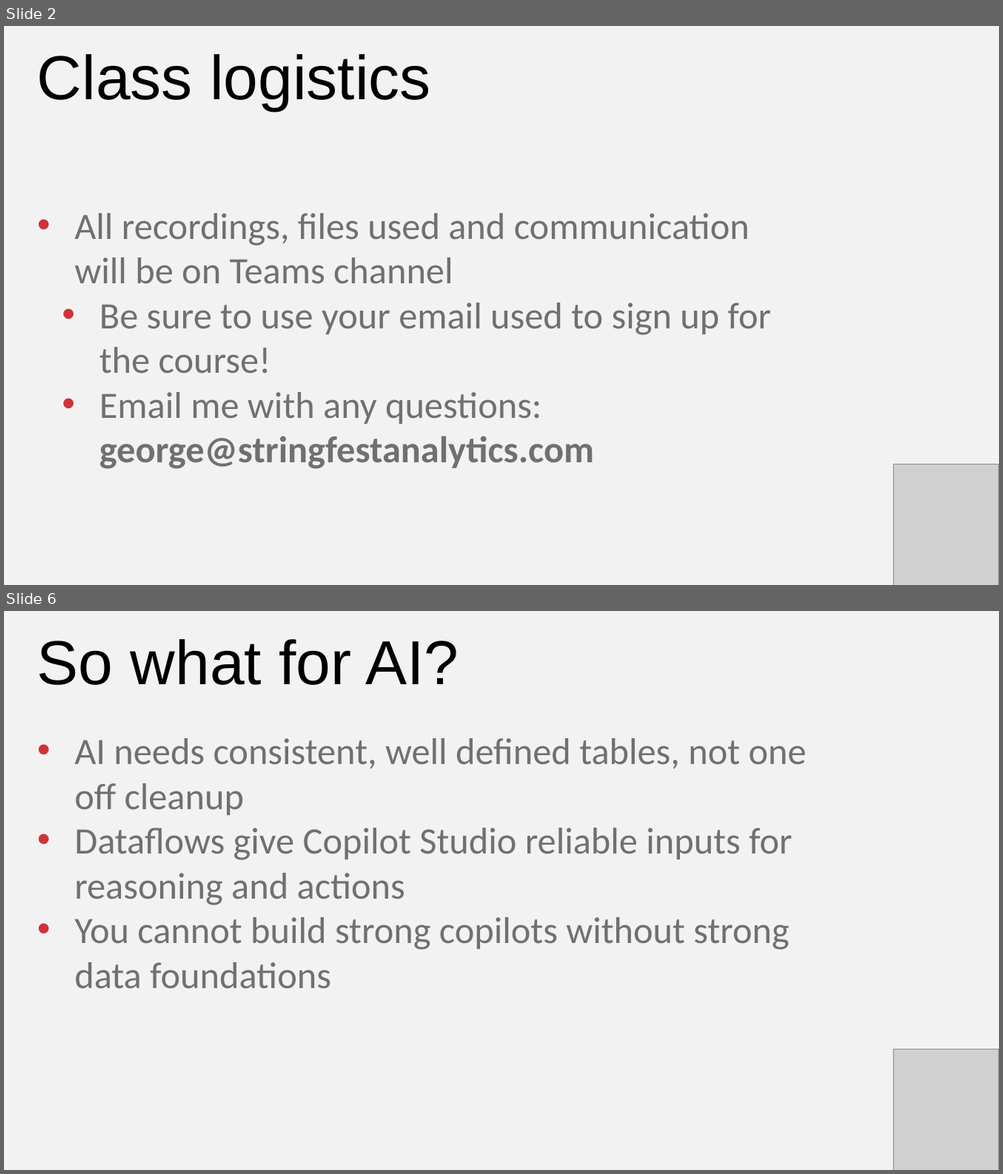
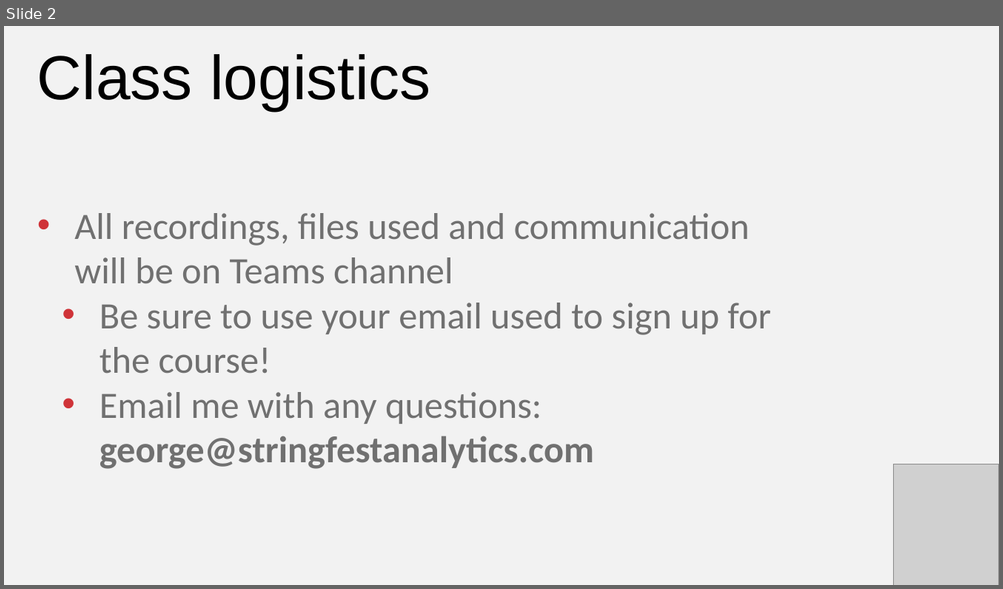
Before and after one commit to stringfestdata/ai-for-excel-in-a-week, a slide deck: day-3-copilot-python-agent-model/day-3-copilot-python-agent-mode.pptx. Shown one above the other, each under a label of ours: slides 2 and 6 before the commit, slide 2 after it; the slides between them are not shown. The pictures are 1003x1174 and 1003x589 pixels, drawn with LibreOffice and Linux fonts; fonts in the diff are those of the drawing; grey boxes stand for pictures. Boxes give left, top, right and bottom in pixels: in the first picture for what was removed or moved away, otherwise in the second. Text is boxed around its words. In the diff, an @@ line names an element or a change of style, - is before the commit and + after.

```diff
--- a/day-3-copilot-python-agent-model/day-3-copilot-python-agent-mode.pptx
+++ b/day-3-copilot-python-agent-model/day-3-copilot-python-agent-mode.pptx
@@ slide 6 removed at (4,611,999,1170), background #F2F2F2 @@
@@ text removed at (37,639,458,685) @@
-So what for AI?
@@ text removed at (74,738,806,989) @@
-• AI needs consistent, well defined tables, not one off cleanup
-• Dataflows give Copilot Studio reliable inputs for reasoning and actions
-• You cannot build strong copilots without strong data foundations
@@ picture removed at (893,1049,998,1170) @@
```
Also in this commit, not shown: 3 slides changed, 5 slides added, 2 other slides removed, 26 other files.
